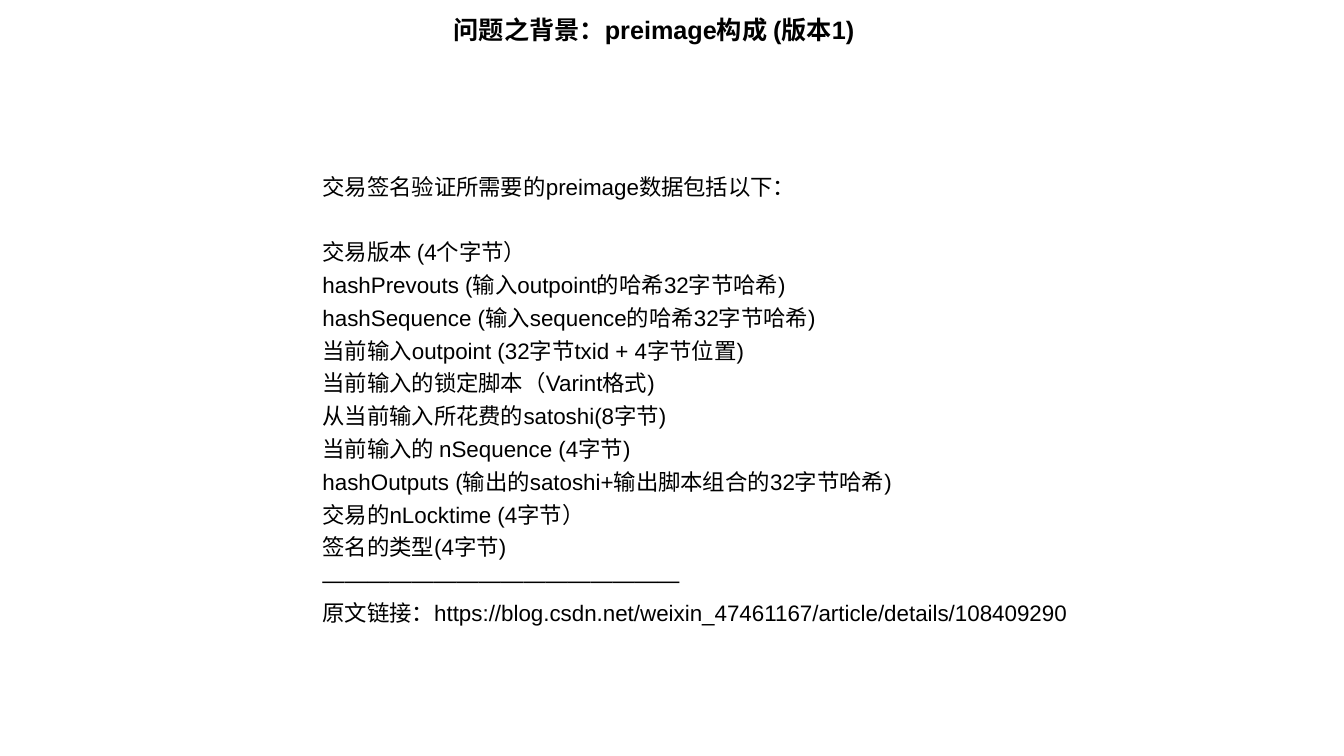
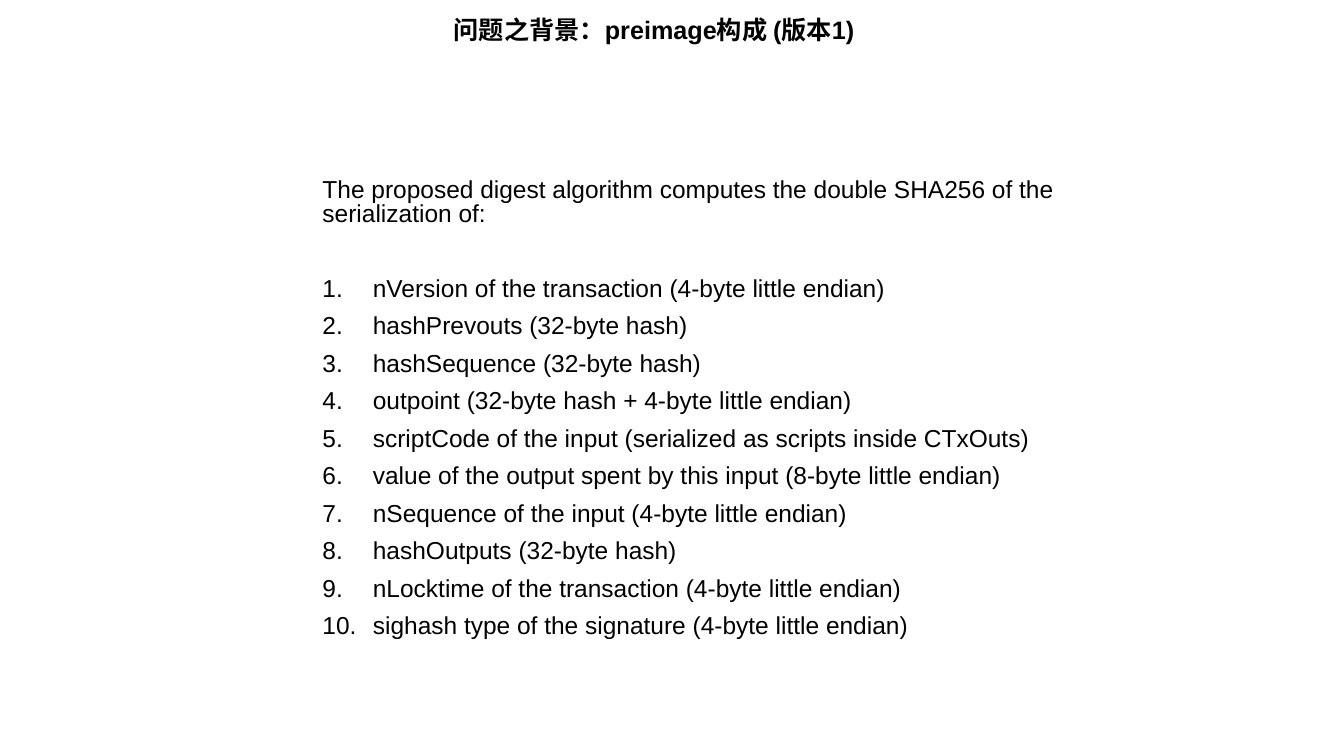
Before and after one commit to TuringBitChain/Document, a slide deck: slide 2 of Solve_BSV-L1-Contract_BackToGenesis_Problem_WithoutHardFork.pptx. Drawn at 1344x756 pixels with LibreOffice and Linux fonts; fonts in the diff are those of the drawing. Boxes give left, top, right and bottom in pixels: in the first picture for what was removed or moved away, otherwise in the second. Text is boxed around its words. In the diff, an @@ line names an element or a change of style, - is before the commit and + after.

```diff
--- a/Solve_BSV-L1-Contract_BackToGenesis_Problem_WithoutHardFork.pptx
+++ b/Solve_BSV-L1-Contract_BackToGenesis_Problem_WithoutHardFork.pptx
@@ text at [322,180,1053,639]: text changed; size 16 to 17.5 pt @@
-交易签名验证所需要的preimage数据包括以下：
-交易版本 (4个字节）
-hashPrevouts (输入outpoint的哈希32字节哈希)
-hashSequence (输入sequence的哈希32字节哈希)
-当前输入outpoint (32字节txid + 4字节位置)
-当前输入的锁定脚本（Varint格式)
-从当前输入所花费的satoshi(8字节)
-当前输入的 nSequence (4字节)
-hashOutputs (输出的satoshi+输出脚本组合的32字节哈希)
-交易的nLocktime (4字节）
-签名的类型(4字节)
-————————————————
-原文链接：https://blog.csdn.net/weixin_47461167/article/details/108409290
+The proposed digest algorithm computes the double SHA256 of the serialization of:
+1. nVersion of the transaction (4-byte little endian)
+2. hashPrevouts (32-byte hash)
+3. hashSequence (32-byte hash)
+4. outpoint (32-byte hash + 4-byte little endian)
+5. scriptCode of the input (serialized as scripts inside CTxOuts)
+6. value of the output spent by this input (8-byte little endian)
+7. nSequence of the input (4-byte little endian)
+8. hashOutputs (32-byte hash)
+9. nLocktime of the transaction (4-byte little endian)
+10. sighash type of the signature (4-byte little endian)
```
Also in this commit, not shown: 5 other slides changed, 2 slides added.
